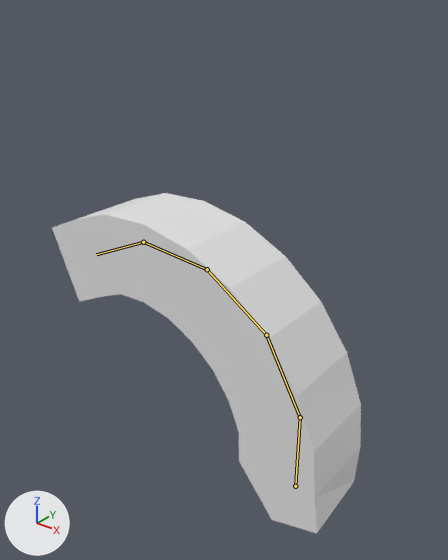
An edit to the glTF model workspace/017_gltf-skinned-mesh/models/skin-bone.gltf, drawn before and after from the same camera.
Both versions are drawn from a 50 mm lens placed at (5.59, -9.67, 10.73), pointed at (-2.33, 0.22, 4.6). Every picture has the same lights, and +X, +Y and +Z are marked at lower left. Both versions are drawn at frame 94 of the action 'ArmatureAction'; the numbers are the values there. The bones that bend it are drawn over the model as lines.
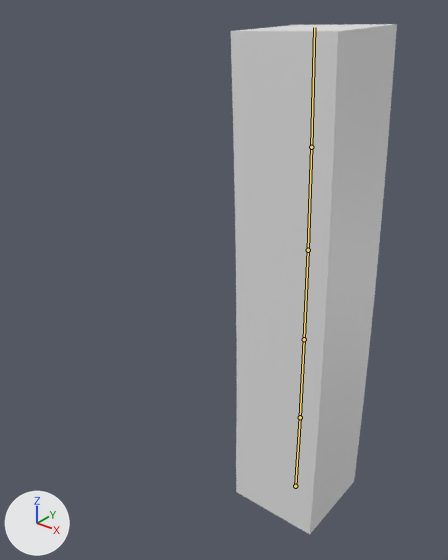
Location of each change, (x1, y1, x2, y2) in pixels of the pictures (448 x 560 px):
'Cube', posed (46% narrower, 50% taller)
    before: (52, 193, 361, 533)
    after: (231, 24, 397, 534)
bone 'Bone.001', root to tip
    before: (300, 417) to (266, 335)
    after: (300, 417) to (304, 339)
bone 'Bone.002', root to tip
    before: (266, 335) to (207, 269)
    after: (304, 339) to (308, 250)
bone 'Bone.003', root to tip
    before: (207, 269) to (143, 242)
    after: (308, 250) to (311, 147)
bone 'Bone.004', root to tip
    before: (143, 242) to (96, 254)
    after: (311, 147) to (314, 27)

The change in detail:
Bone 'Bone.001' (bone_bone_001) turns from (0, 0, 29) to (0, 0, 1) degrees about its own x, y and z.
Bone 'Bone.002' (bone_bone_002) turns from (0, 0, 29) to (0, 0, 1) degrees about its own x, y and z.
Bone 'Bone.003' (bone_bone_003) turns from (0, 0, 29) to (0, 0, 1) degrees about its own x, y and z.
Bone 'Bone.004' (bone_bone_004) turns from (0, 0, 29) to (0, 0, 1) degrees about its own x, y and z.
